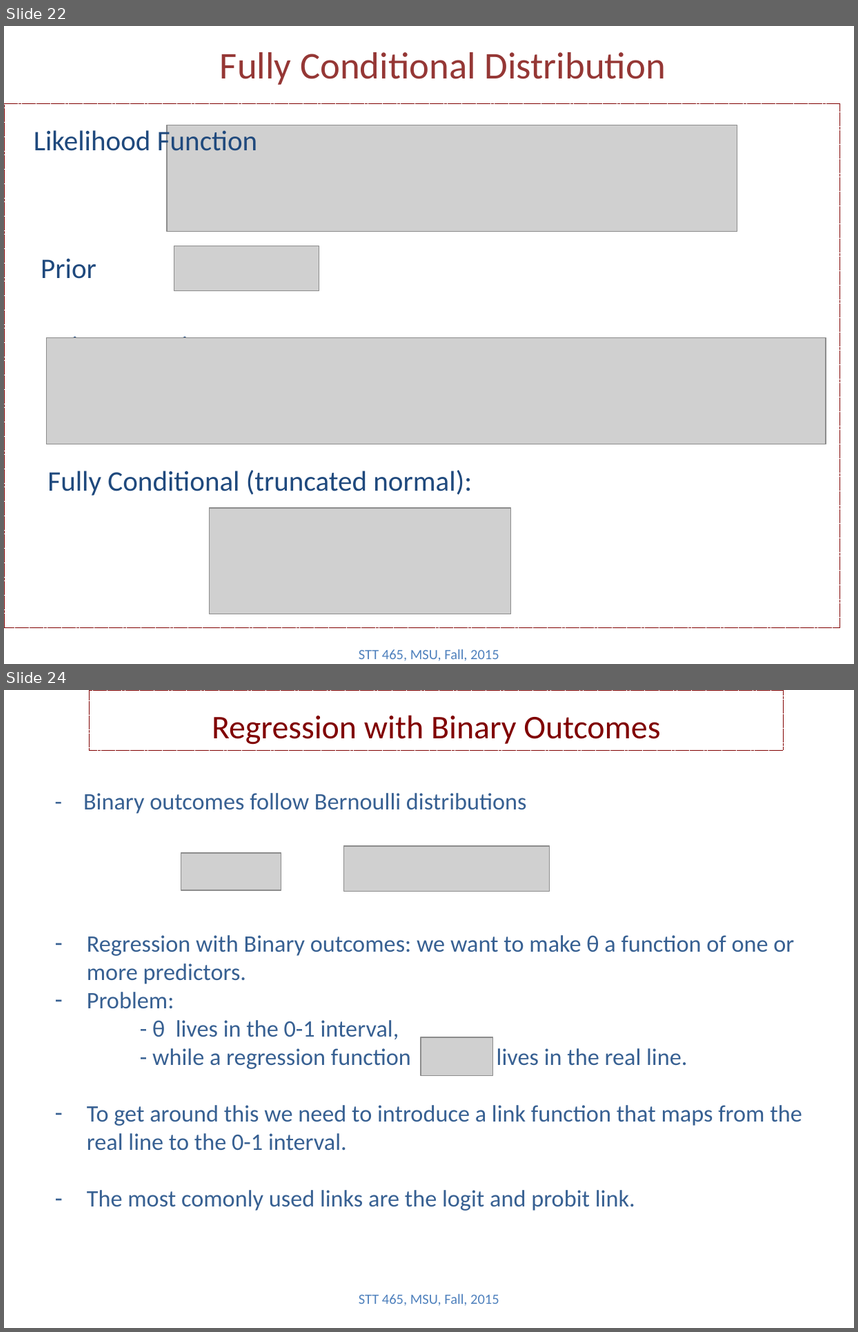
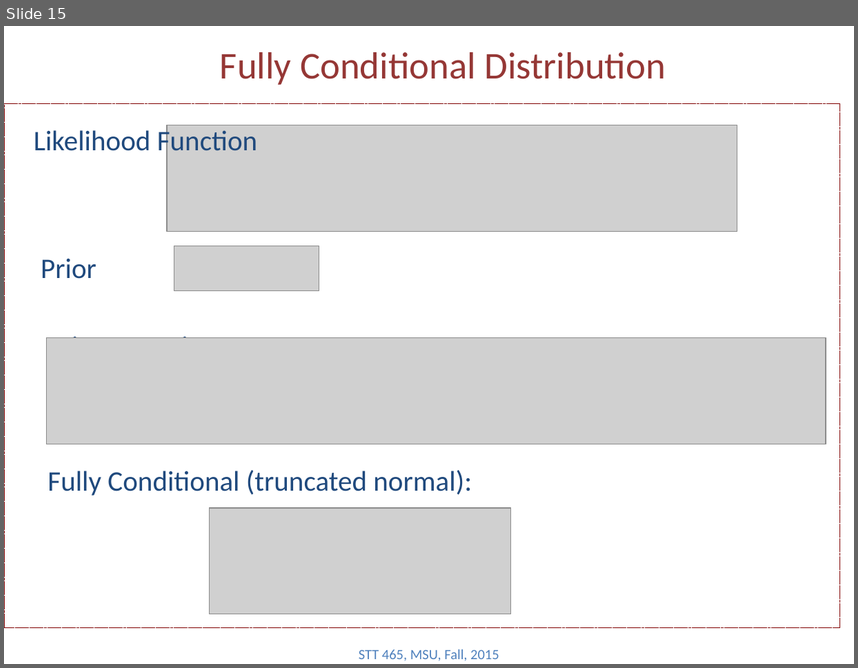
Before and after one commit to Boukos/STT465, a slide deck: STT465_13.pptx. Shown one above the other, each under a label of ours: slides 22 and 24 before the commit, slide 15 after it; the slides between them are not shown. The pictures are 858x1332 and 858x668 pixels, drawn with LibreOffice and Linux fonts; fonts in the diff are those of the drawing; grey boxes stand for pictures. Boxes give left, top, right and bottom in pixels: in the first picture for what was removed or moved away, otherwise in the second. Text is boxed around its words. In the diff, an @@ line names an element or a change of style, - is before the commit and + after.

```diff
--- a/STT465_13.pptx
+++ b/STT465_13.pptx
@@ slide 24 removed at [4, 690, 854, 1328], background #FFFFFF @@
@@ rectangle removed at [89, 690, 784, 750] @@
-Regression with Binary Outcomes
@@ text removed at [83, 793, 802, 1210] @@
-- Binary outcomes follow Bernoulli distributions
-– Regression with Binary outcomes: we want to make θ a function of one or more predictors.
-– Problem:
-- θ lives in the 0-1 interval,
-- while a regression function lives in the real line.
-– To get around this we need to introduce a link function that maps from the real line to the 0-1 interval.
-– The most comonly used links are the logit and probit link.
@@ picture removed at [181, 854, 280, 891] @@
@@ picture removed at [344, 845, 550, 891] @@
@@ picture removed at [421, 1037, 493, 1075] @@
@@ text removed at [359, 1293, 499, 1305] @@
-STT 465, MSU, Fall, 2015
@@ what was slide 22 is now slide 15 @@
```
Also in this commit, not shown: 1 slide changed, 8 other slides removed, 3 other files.
